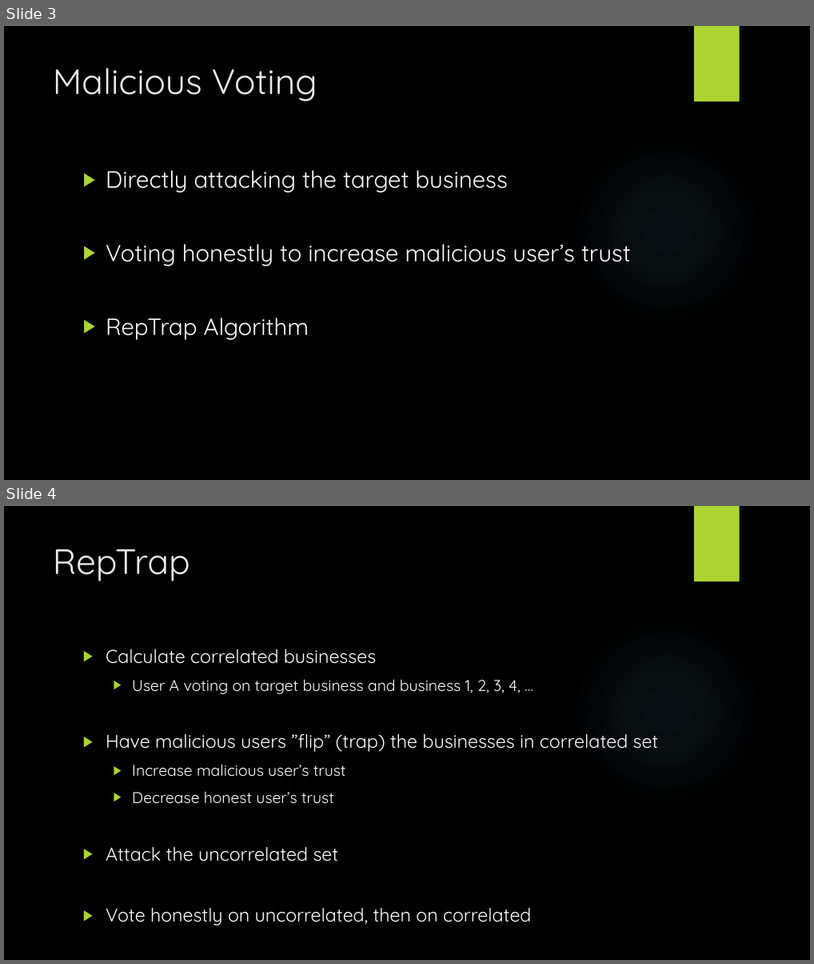
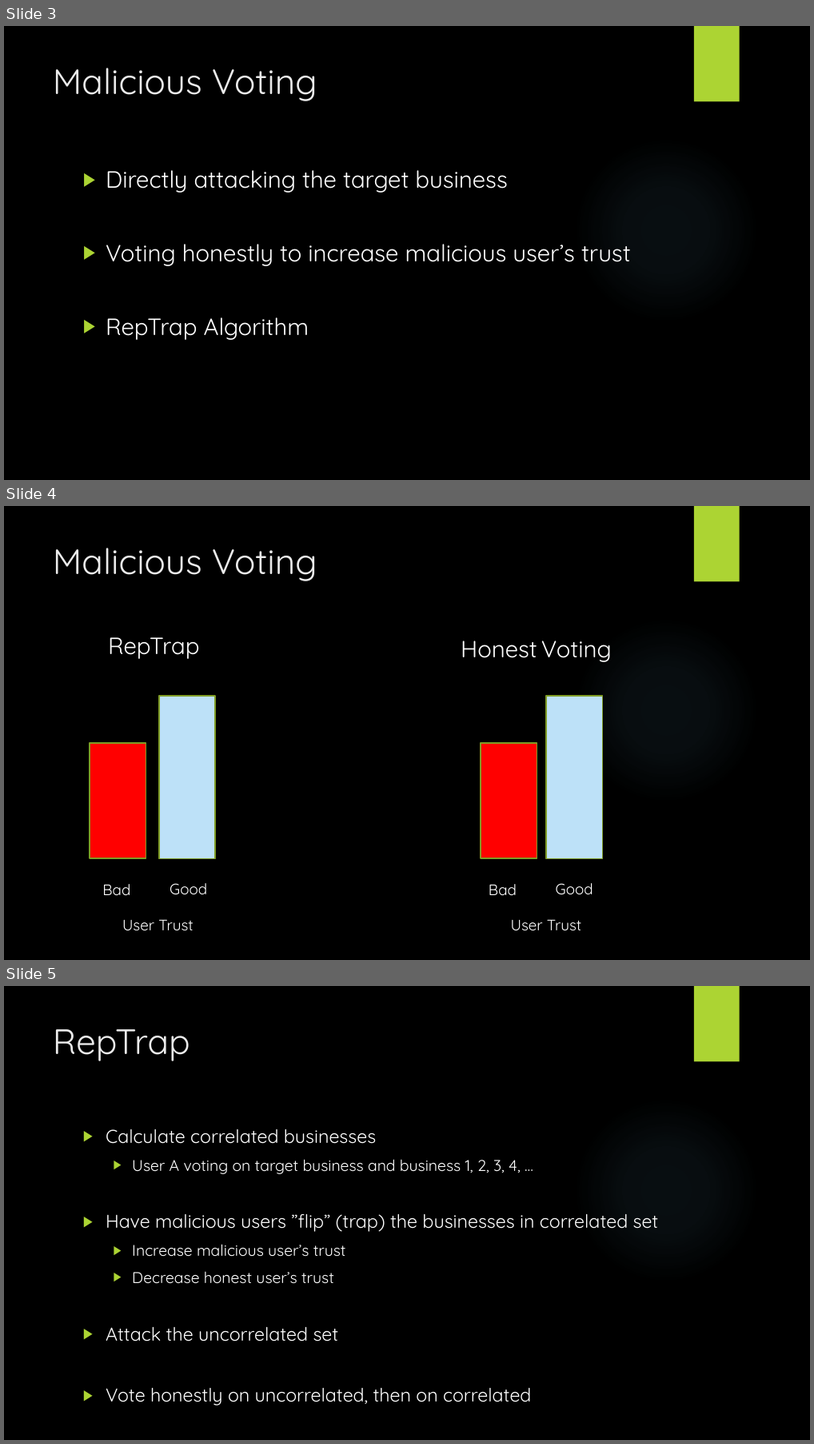
Before and after one commit to jkubath/User-Trust-and-Malicious-Voting, a slide deck: User Trust and Malicious Voting.pptx. Shown one above the other, each under a label of ours: slides 3 and 4 before the commit, slides 3, 4 and 5 after it. The pictures are 814x964 and 814x1444 pixels, drawn with LibreOffice and Linux fonts; fonts in the diff are those of the drawing; background and template pictures are left out. Boxes give left, top, right and bottom in pixels: in the first picture for what was removed or moved away, otherwise in the second. Text is boxed around its words. In the diff, an @@ line names an element or a change of style, - is before the commit and + after.

```diff
--- a/User Trust and Malicious Voting.pptx
+++ b/User Trust and Malicious Voting.pptx
@@ slide 4 added at [4,506,810,960], background picture (left out); not listed: 2 template elements that a slide beside it also shows @@
@@ title added at [53,548,318,581], 42 pt, text #EBEBEB @@
+Malicious Voting
@@ text added at [108,637,199,659], 28 pt, text #FFFFFF @@
+RepTrap
@@ text added at [461,640,612,662], 28 pt, text #FFFFFF @@
+Honest Voting
@@ rectangle added at [159,696,215,859], fill #BDE1F8, outline #7F9D26 1.5 pt @@
@@ arrow added from (246, 696) to (246, 756), #000000 6.25 pt @@
@@ rectangle added at [546,696,603,859], fill #BDE1F8, outline #7F9D26 1.5 pt @@
@@ rectangle added at [90,743,146,859], fill #FF0000, outline #7F9D26 1.5 pt @@
@@ rectangle added at [481,743,537,859], fill #FF0000, outline #7F9D26 1.5 pt @@
@@ arrow added from (47, 858) to (47, 790), #000000 6.25 pt @@
@@ arrow added from (450, 858) to (450, 790), #000000 6.25 pt @@
@@ text added at [102,884,130,895], 18 pt, text #FFFFFF @@
+Bad
@@ text added at [170,883,207,894], 18 pt, text #FFFFFF @@
+Good
@@ text added at [489,884,517,895], 18 pt, text #FFFFFF @@
+Bad
@@ text added at [556,883,594,895], 18 pt, text #FFFFFF @@
+Good
@@ text added at [122,919,194,930], 18 pt, text #FFFFFF @@
+User Trust
@@ text added at [511,919,582,931], 18 pt, text #FFFFFF @@
+User Trust
@@ what was slide 4 is now slide 5 @@
```
Also in this commit, not shown: 1 slide changed, 1 other slide added, 1 other file.
